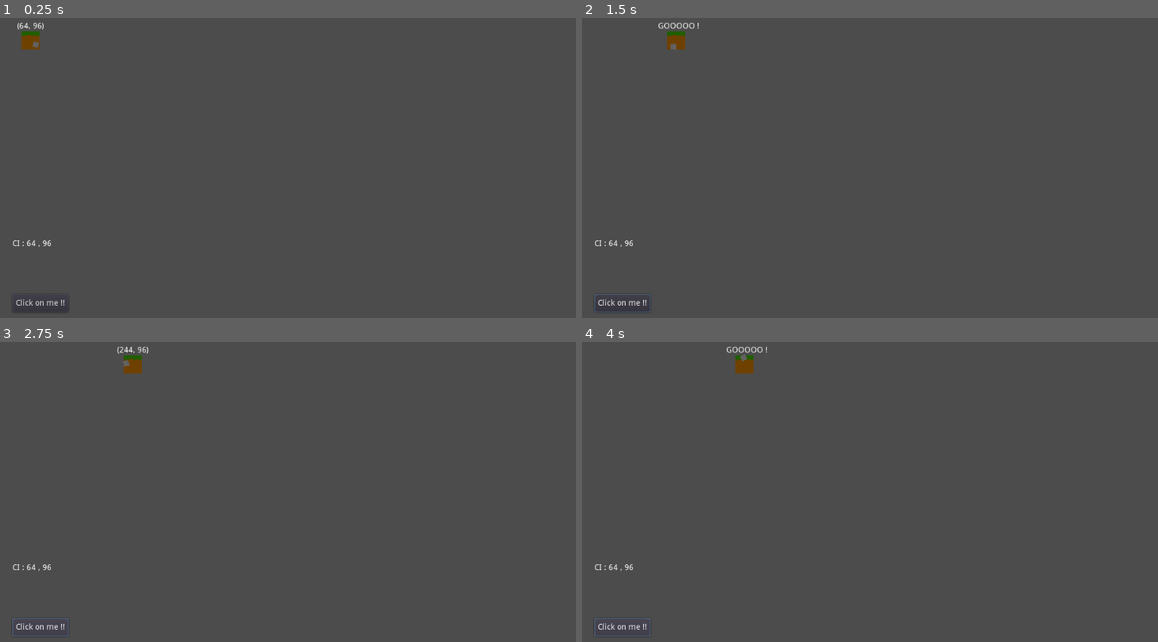
Above: before the commit, frames 1-4 (two rows, left to right).
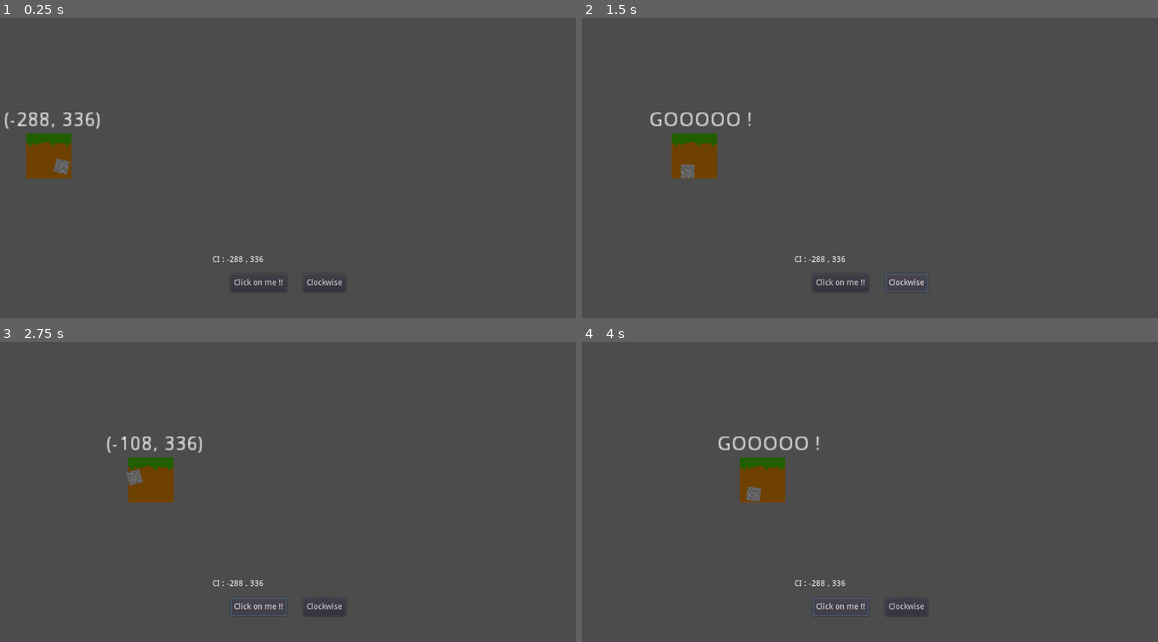
Above: after the commit, the same moments.

Repository: Florian-DELRIEU/Godot-Test
Game: Godot game, scene res://Scenes/MainNode.tscn
Same seed, same stepped clock (60 frames per second), same inputs: the game is played once before the commit and once after it.
Inputs (mouse positions are in pixels of both pictures, inside the frame that each line leads up to):
- Up to frame 1 (0.25 s): no input
- Up to frame 2 (1.5 s): click "Click on me !!" at 0.5 s; click (904, 282) at 1.25 s, where only the run after the commit has a clickable "Clockwise"
- Up to frame 3 (2.75 s): click "Click on me !!" at 2 s
- Up to frame 4 (4 s): click (904, 606) at 2.75 s, where only the run after the commit has a clickable "Clockwise"; click "Click on me !!" at 3.5 s

The runs differ from the first frame. In frame 1, 2.1% of the frame differs, in the area x 0-60%, y 1-98%; in frame 2, 2.2%; in frame 3, 2.2%; in frame 4, 2.2%, in the area x 2-60%, y 1-99%.

Commit message:
new button and update scene
- add camera on scene
- update scene
- clockwise button

Diff:
--- a/Scenes/MainNode.tscn
+++ b/Scenes/MainNode.tscn
@@ -8,7 +8,8 @@
 script = ExtResource( 2 )
 
 [node name="Parent" type="Sprite" parent="."]
-position = Vector2( 64, 96 )
+position = Vector2( -288, 336 )
+scale = Vector2( 2.5, 2.5 )
 texture = ExtResource( 1 )
 hframes = 2
 vframes = 3
@@ -41,17 +42,32 @@
 margin_bottom = 576.0
 text = "Click on me !!"
 __meta__ = {
+"_edit_group_": true,
+"_edit_use_anchors_": false
+}
+
+[node name="Button2" type="Button" parent="."]
+margin_left = 160.0
+margin_top = 544.0
+margin_right = 224.0
+margin_bottom = 576.0
+text = "Clockwise"
+__meta__ = {
 "_edit_use_anchors_": false
 }
 
 [node name="SceneLabel" type="Label" parent="."]
-margin_left = 32.0
-margin_top = 448.0
-margin_right = 128.0
-margin_bottom = 512.0
+margin_top = 512.0
+margin_right = 139.0
+margin_bottom = 544.0
 text = "CI_ postion = ( ... , ... )"
 __meta__ = {
 "_edit_use_anchors_": false
 }
 
+[node name="Camera2D" type="Camera2D" parent="."]
+position = Vector2( 128, 336 )
+current = true
+
 [connection signal="pressed" from="Button" to="." method="ButtonPressed"]
+[connection signal="pressed" from="Button2" to="Parent/Enfant" method="clock_button_pressed"]
--- a/Scripts/MainNode.gd
+++ b/Scripts/MainNode.gd
@@ -16,7 +16,6 @@
 	if button_pressed: $Parent.position.x += speed
 	if not button_pressed: $Parent/ParentLabel.text = str($Parent.position)
 
-
 func ButtonPressed():
 	button_pressed = not button_pressed
 	$Parent/ParentLabel.text = "GOOOOO !"
--- a/Scripts/rotate_sprite.gd
+++ b/Scripts/rotate_sprite.gd
@@ -1,4 +1,6 @@
 extends Sprite
+
+export (bool) var is_clockwise = true
 
 var angle = 0
 var delta_angle = 1
@@ -8,3 +10,8 @@
 	if angle > 359: angle = 0
 	self.rotation_degrees = angle
 	print("Angle = " +str(angle))
+
+func clock_button_pressed():
+	if is_clockwise:delta_angle = abs(delta_angle)
+	else:			delta_angle = -abs(delta_angle)
+	is_clockwise = not is_clockwise
